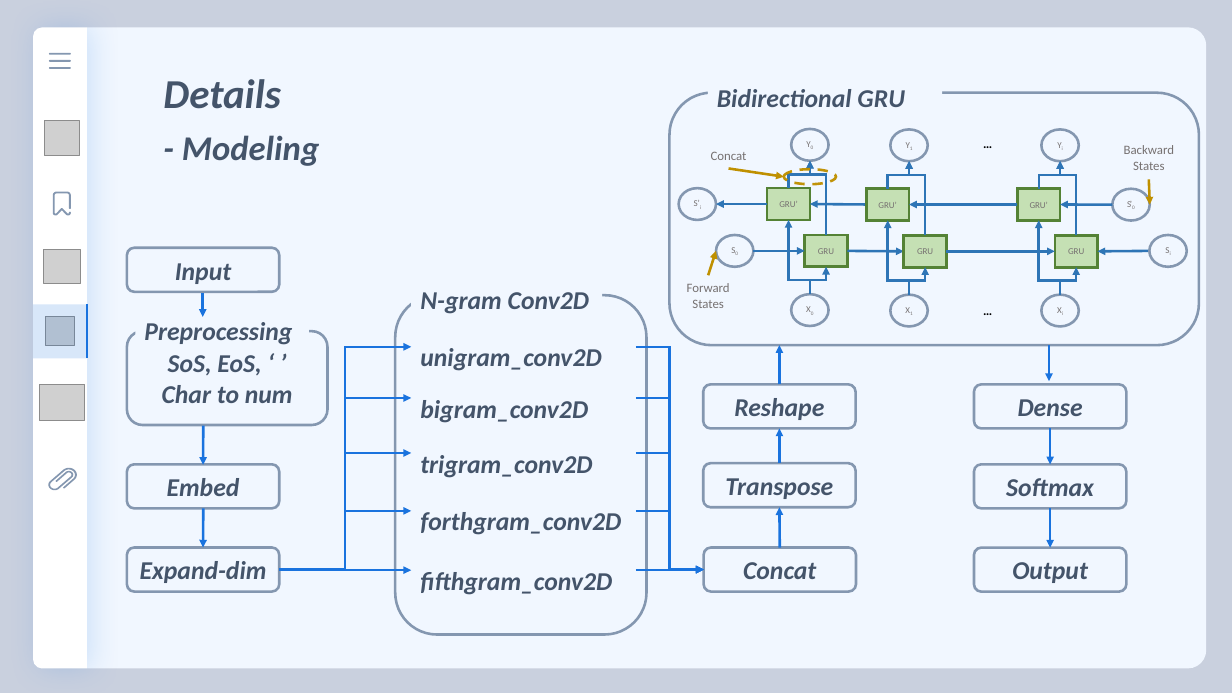
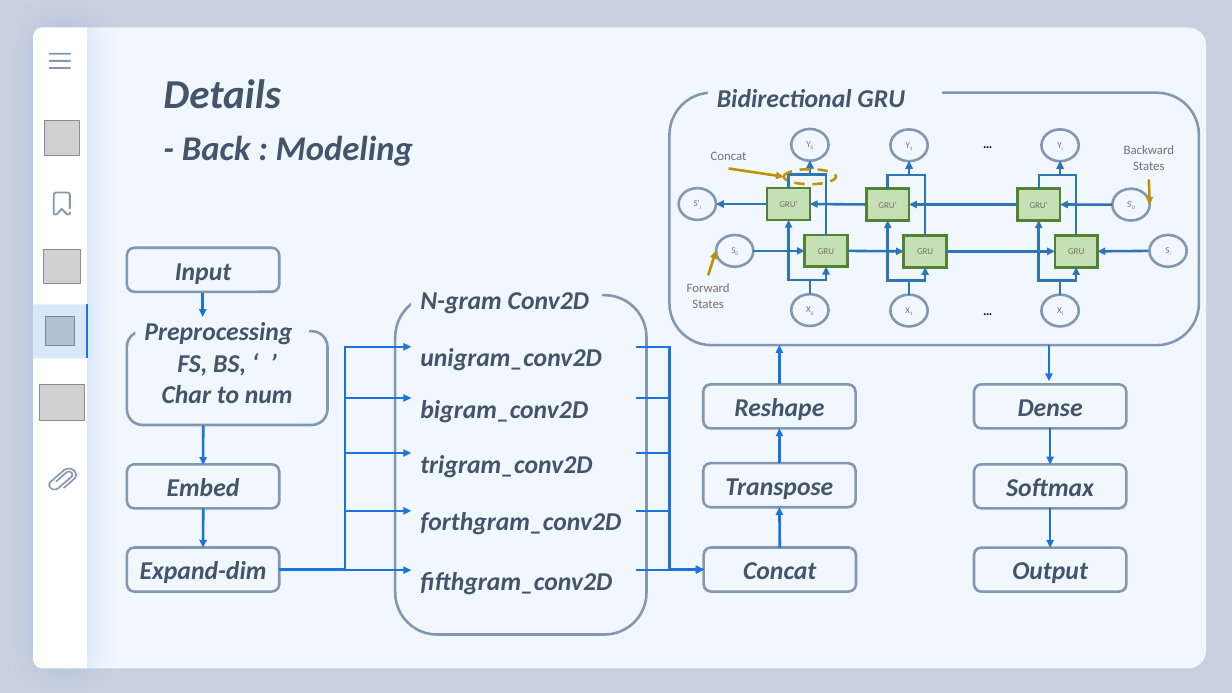
Before and after one commit to florentious/AutoGenerating_VariableName, a slide deck: slide 15 of Text/Presentation/presentation_ver0_3.pptm (slide 13 before the commit). Drawn at 1232x693 pixels with LibreOffice and Linux fonts; fonts in the diff are those of the drawing; grey boxes stand for pictures. Boxes give left, top, right and bottom in pixels: in the first picture for what was removed or moved away, otherwise in the second. Text is boxed around its words. In the diff, an @@ line names an element or a change of style, - is before the commit and + after.

```diff
--- a/Text/Presentation/presentation_ver0_3.pptm
+++ b/Text/Presentation/presentation_ver0_3.pptm
@@ text at [182, 135, 413, 166]: text changed @@
-- Modeling
+- Back : Modeling
@@ text in rounded rectangle at [177, 355, 246, 376]: text changed @@
-SoS, EoS, ‘ ’
+FS, BS, ‘ ’
```
Also in this commit, not shown: 5 other slides changed, 6 slides added, 3 slides removed, 4 other files.
